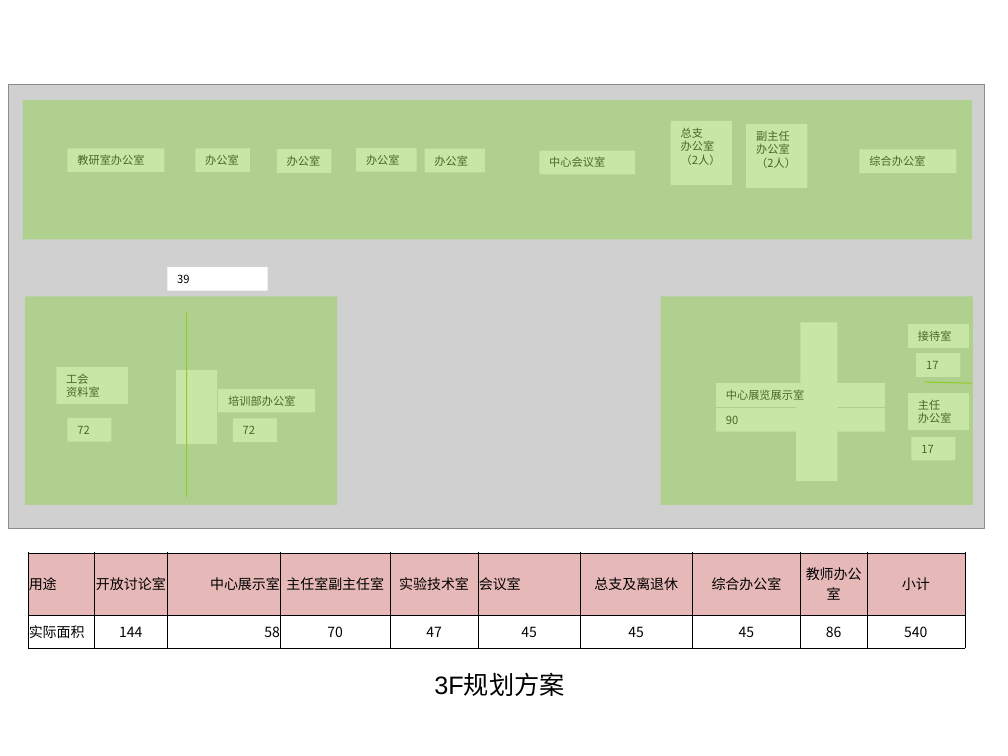
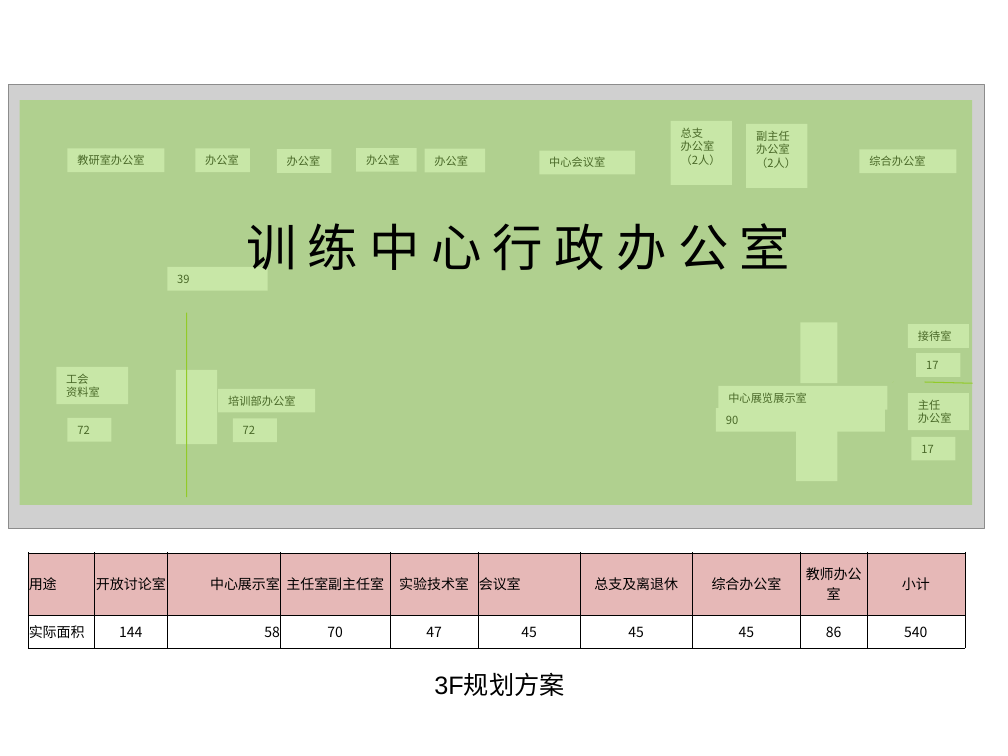
Before and after one commit to woodyme/i.center_my_workzone, a slide deck: slide 8 of 训练中心创客交叉融合空间建设/doc/训练中心搬迁规划草案.ppt (slide 6 before the commit). Drawn at 1008x756 pixels with LibreOffice and Linux fonts; fonts in the diff are those of the drawing; grey boxes stand for pictures. Boxes give left, top, right and bottom in pixels: in the first picture for what was removed or moved away, otherwise in the second. Text is boxed around its words. In the diff, an @@ line names an element or a change of style, - is before the commit and + after.

```diff
--- a/训练中心创客交叉融合空间建设/doc/训练中心搬迁规划草案.ppt
+++ b/训练中心创客交叉融合空间建设/doc/训练中心搬迁规划草案.ppt
@@ rectangle: place and size @@
-rectangle at (22, 100, 972, 239)
+rectangle at (20, 100, 973, 505)
@@ text added at (246, 223, 790, 270), 36 pt, text #000000 @@
+训 练 中 心 行 政 办 公 室
@@ rectangle removed at (25, 296, 338, 505) @@
@@ rectangle removed at (660, 296, 973, 505) @@
```
Also in this commit, not shown: 8 other slides changed, 5 slides added, 1 slide removed.
